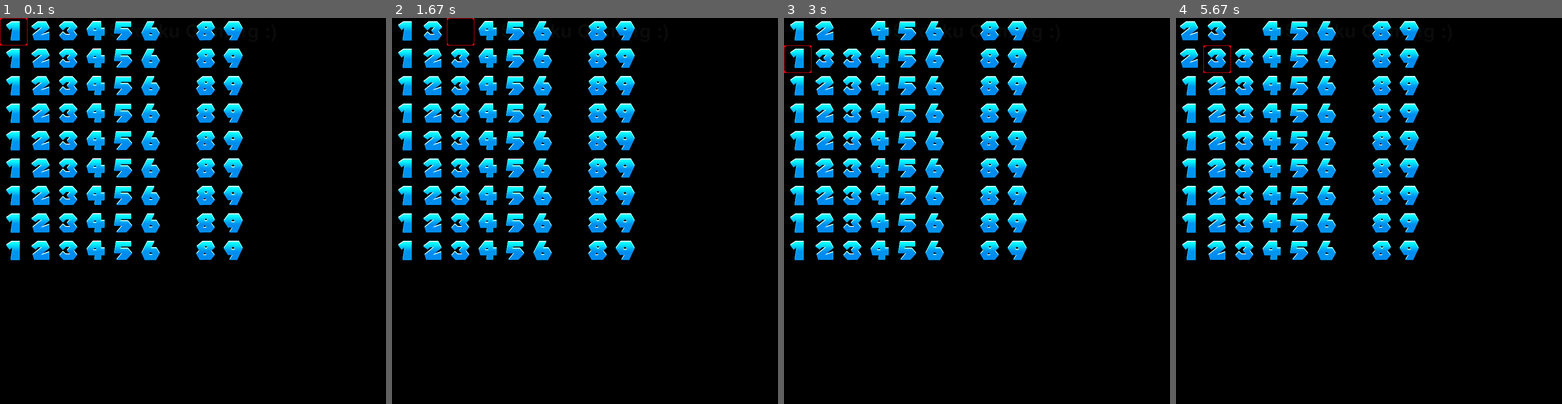
Above: before the commit, frames 1-4 (left to right).
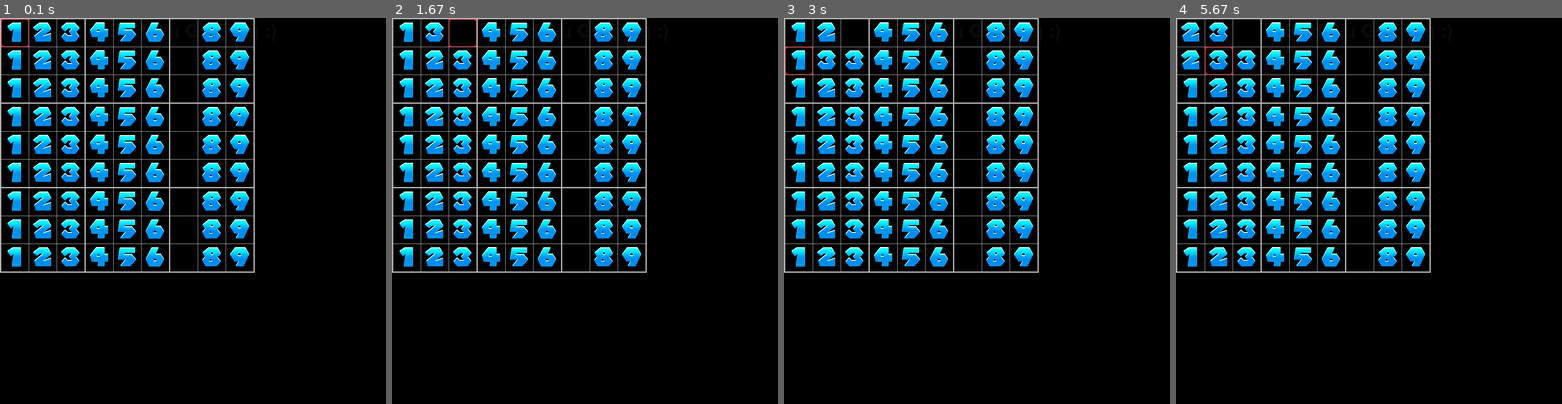
Above: after the commit, the same moments.

Repository: lexi-h/mysudoku-pygame
Game: pygame game, started from sudoku-main.py
Two runs of this game, one before a commit and one after it. Both use one fixed random seed, a clock stepped at 60 frames per second and the inputs below.
Inputs:
- Up to frame 1 (0.1 s): no input
- Up to frame 2 (1.67 s): hold Right 0.33-0.8 s; tap 8 at 0.83 s; hold Up 1.17-1.47 s; tap 3 at 1.32 s; hold Right from 1.5 s (still down); tap 0 at 1.65 s
- Up to frame 3 (3 s): release Right at 1.97 s; hold Left 2-2.53 s; tap 2 at 2.15 s; hold Down 2.57-2.87 s; tap 3 at 2.72 s; hold Left from 2.9 s (still down)
- Up to frame 4 (5.67 s): tap 0 at 3.05, 4.55 s; release Left at 3.3 s; hold Up 3.33-3.7 s; tap 2 at 3.48, 4.95 s; hold Right 3.73-4.37 s; tap 3 at 3.88, 5.45 s; hold Down 4.4-4.77 s; hold Left 4.8-5.27 s; hold Right from 5.3 s (still down)

The runs differ from the first frame. In frame 1, 18% of the frame differs, in the area x 0-66%, y 0-66%; in frame 2, 17%; in frame 3, 17%; in frame 4, 17%.

Commit message:
added a board outline!
shifted offsets and things to align everything. still hardcoded tho

Diff:
--- a/sudoku-main.py
+++ b/sudoku-main.py
@@ -46,14 +46,14 @@
         self.image, self.rect = load_image(self.image_name, -1)
         self.boardx = boardx
         self.boardy = boardy
-        self.screenx = boardx*64
-        self.screeny = boardy*64
 
     def __str__(self):
         return "VALUE=%s, IMAGENAME=%s, bx=%s, by=%s" % (self.value, self.image_name, self.boardx, self.boardy)
 
     def draw(self, screen):
-        screen.blit(self.image, (self.screenx, self.screeny))
+        screenx = 3 + self.boardx*65 + int(self.boardx / 3) * 2
+        screeny = 3 + self.boardy*65 + int(self.boardy / 3) * 2
+        screen.blit(self.image, (screenx, screeny))
 
     def modify(self, new_value):
         self.value = new_value
@@ -70,7 +70,9 @@
         self.image, self.rect = load_image("cursor.png", (0,255,0))
 
     def draw(self, screen):
-        screen.blit(self.image, (self.board_pos[0] * 64, self.board_pos[1] * 64))
+        screenx = 3 + self.board_pos[0]*65 + int(self.board_pos[0] / 3) * 2
+        screeny = 3 + self.board_pos[1]*65 + int(self.board_pos[1] / 3) * 2
+        screen.blit(self.image, (screenx, screeny))
 
     def move(self, x_movement, y_movement):
         self.board_pos[0] += x_movement
@@ -87,6 +89,7 @@
         pygame.sprite.Sprite.__init__(self)
         self.sudoku_board = self._init_board() # a 2d array board full of Tile objects
         self.cursor = Cursor()
+        self.image, self.rect = load_image("board.png", (255,0,255))
 
     def _init_board(self):
         assembling_board = []
@@ -108,6 +111,7 @@
                 print(tile)
 
     def draw(self, screen):
+        screen.blit(self.image, (0,0))
         for row in self.sudoku_board:
             for tile in row:
                 tile.draw(screen)
Binary file added: data/board.png
Not shown, added: .gitignore
